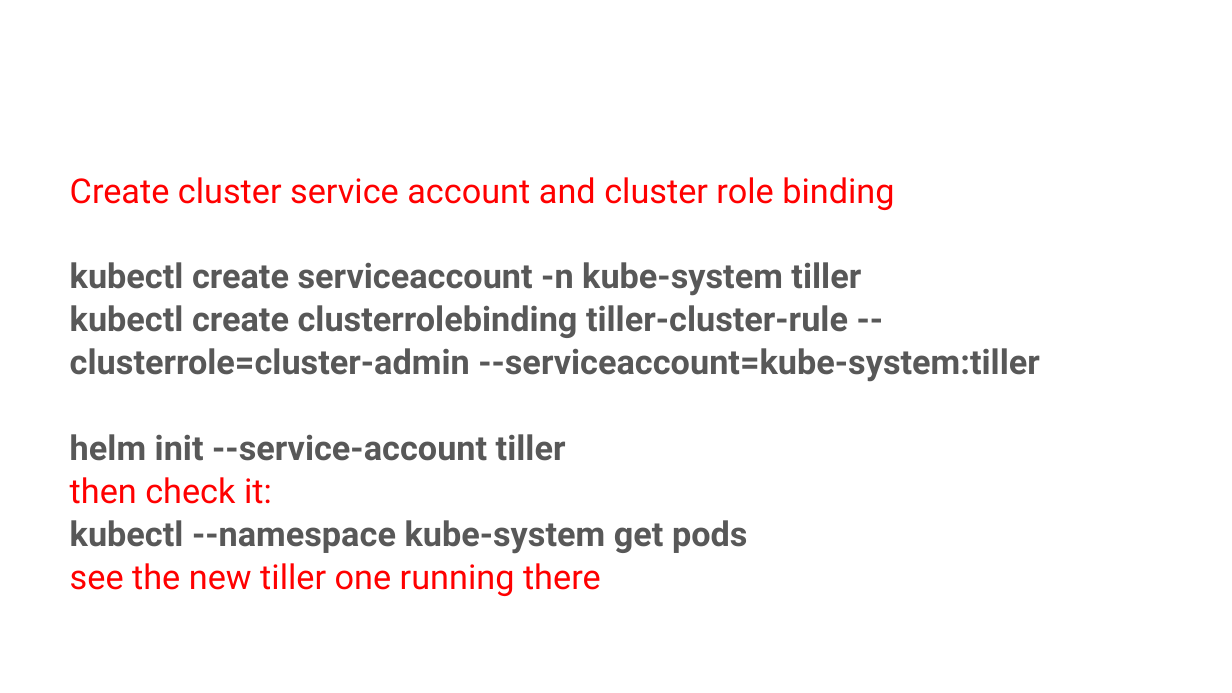
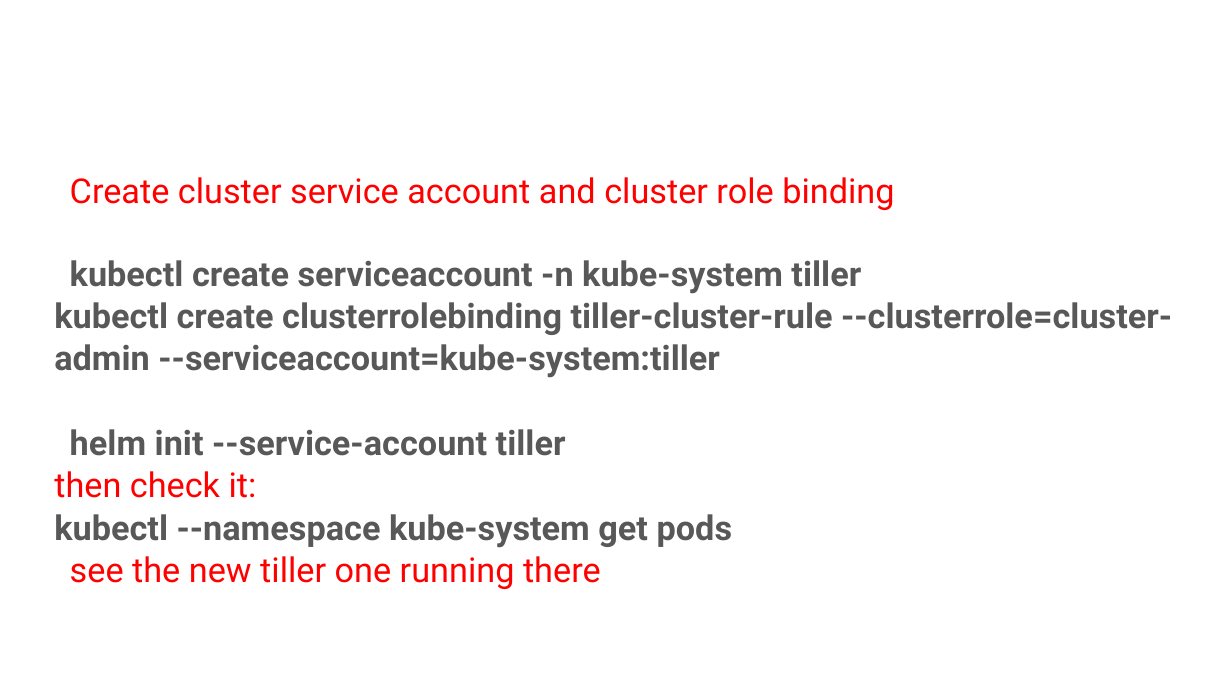
Before and after one commit to AutomatedIT/presentations, a slide deck: slide 12 of KubernetesMinikubeHelm_demos.pptx. Drawn at 1232x693 pixels with LibreOffice and Linux fonts; fonts in the diff are those of the drawing; background and template pictures are left out. Boxes give left, top, right and bottom in pixels: in the first picture for what was removed or moved away, otherwise in the second. Text is boxed around its words. In the diff, an @@ line names an element or a change of style, - is before the commit and + after.

```diff
--- a/KubernetesMinikubeHelm_demos.pptx
+++ b/KubernetesMinikubeHelm_demos.pptx
@@ text "Create cluster service account and ..." at (54, 177, 1172, 589): indent changed; line spacing 1.05 to 1.03 @@
```
Also in this commit, not shown: 14 other slides changed, 3 other files.
